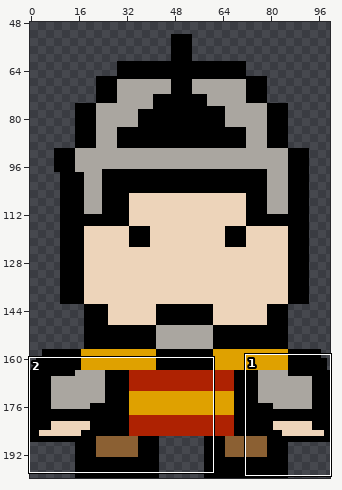
File history of a sprite sheet, graphics/soldier_simple_jumping8.png. The first picture is a wide view before the edit; the outline marks the close-up.
Close-up. Before the edit:
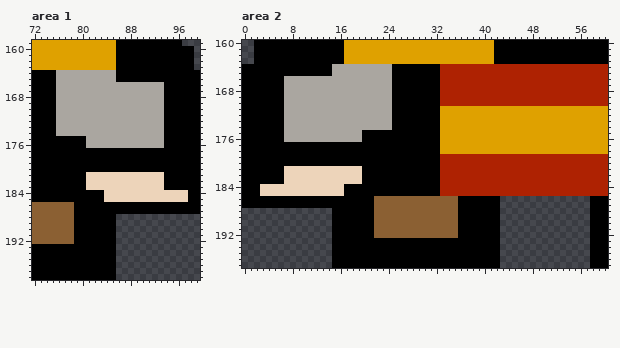
The file is 100x200 pixels. Shown: area 1: x 72..99, y 159..198; area 2: x 0..60, y 160..197. The wide view leaves out empty margins.
New version:
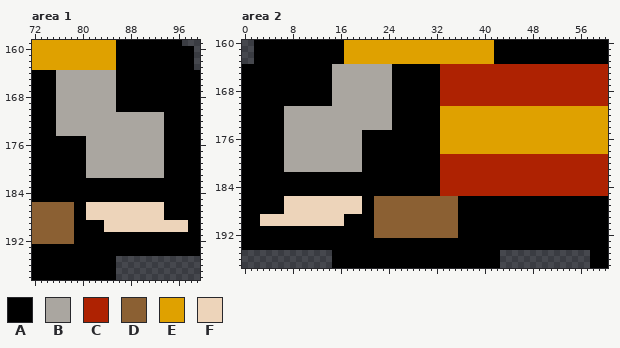
Palette (. is transparent): A #000000  B #aaa6a0  C #ae2202  D #8b6033  E #dfa100  F #edd4ba
Change:
Area 1:
y 166..170: x 86..93 BBBBBBBB -> AAAAAAAA
y 177..180: x 81..93 AAAAAAAAAAAAA -> BBBBBBBBBBBBB
y 181: x 81..93 FFFFFFFFFFFFF -> BBBBBBBBBBBBB
y 182..183: x 81..93 FFFFFFFFFFFFF -> AAAAAAAAAAAAA
y 184..185: x 84..97 FFFFFFFFFFFFFF -> AAAAAAAAAAAAAA
y 186..187: x 81..93 AAAAAAAAAAAAA -> FFFFFFFFFFFFF
y 188: x 81..99 AAAAA.............. -> FFFFFFFFFFFFFAAAAAA
y 189..190: x 84..99 AA.............. -> FFFFFFFFFFFFFFAA
y 191..194: x 86..99 .............. -> AAAAAAAAAAAAAA
Area 2:
y 166..170: x 7..14 BBBBBBBB -> AAAAAAAA
y 177..180: x 7..19 AAAAAAAAAAAAA -> BBBBBBBBBBBBB
y 181: x 7..19 FFFFFFFFFFFFF -> BBBBBBBBBBBBB
y 182..183: x 7..19 FFFFFFFFFFFFF -> AAAAAAAAAAAAA
y 184..185: x 3..16 FFFFFFFFFFFFFF -> AAAAAAAAAAAAAA
y 186..187: x 7..19 AAAAAAAAAAAAA -> FFFFFFFFFFFFF; x 43..57 ............... -> AAAAAAAAAAAAAAA
y 188: x 0..19 ...............AAAAA -> AAAAAAAFFFFFFFFFFFFF; x 43..57 ............... -> AAAAAAAAAAAAAAA
y 189..190: x 0..16 ...............AA -> AAAFFFFFFFFFFFFFF; x 43..57 ............... -> AAAAAAAAAAAAAAA
y 191..194: x 0..14 ............... -> AAAAAAAAAAAAAAA; x 43..57 ............... -> AAAAAAAAAAAAAAA
Boxes around the changes in both close-ups, in picture pixels (x1, y1, x2, y2):
changed: (116, 82, 164, 112)
changed: (86, 148, 200, 256)
changed: (284, 76, 332, 106)
changed: (242, 142, 362, 250)
added: (500, 196, 590, 250)
